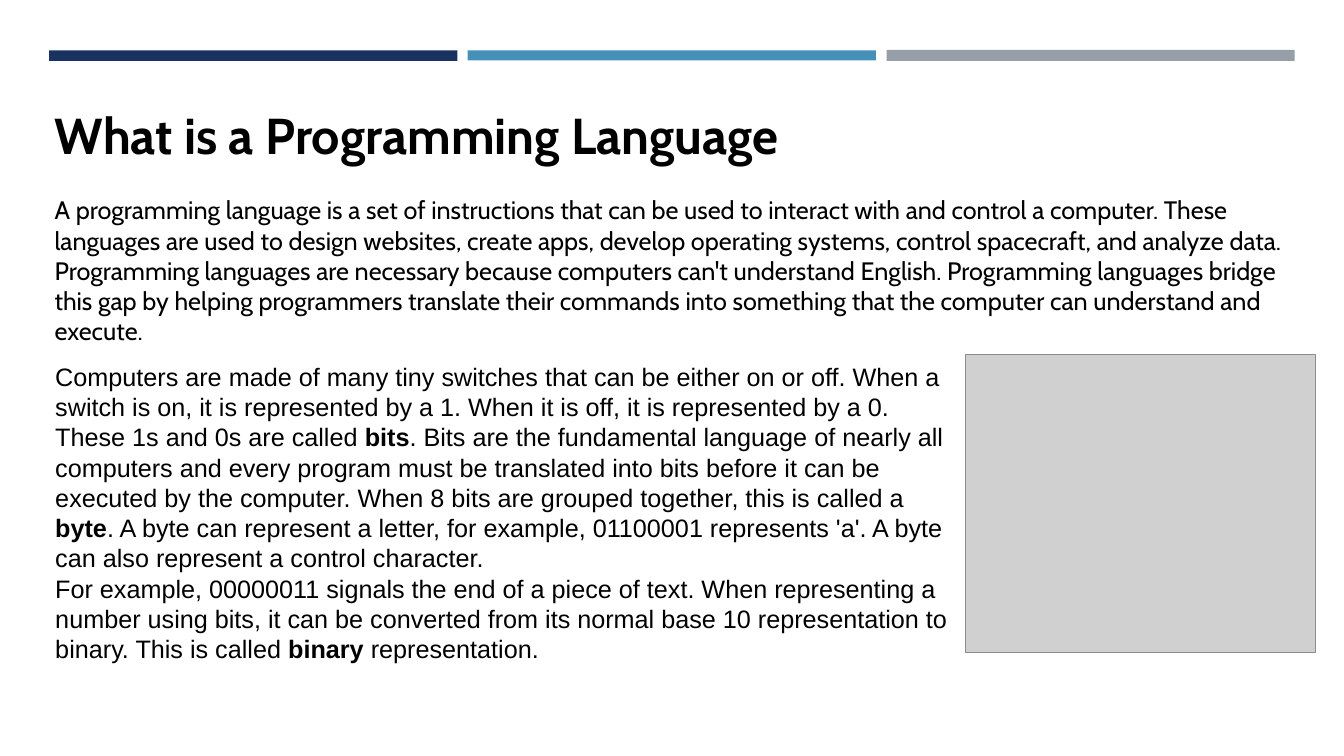
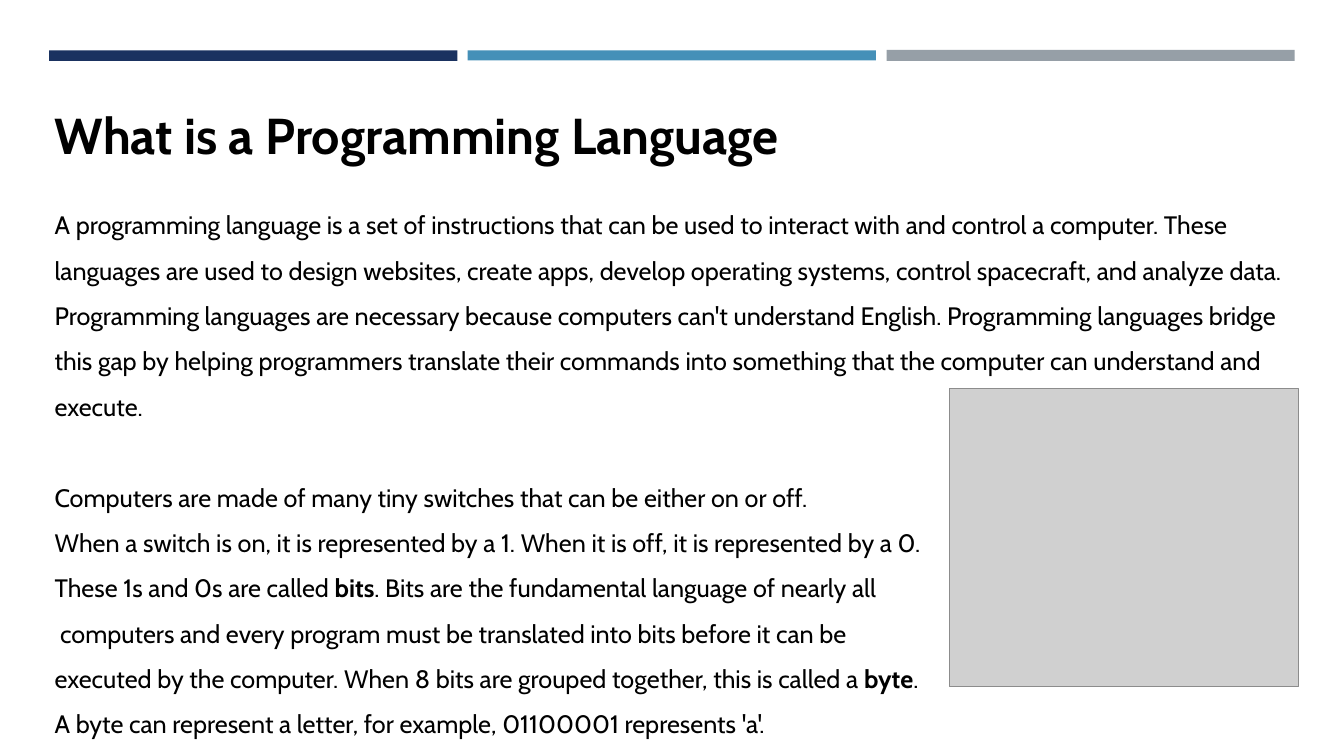
Before and after one commit to amantiwari8861/C_Batch_11_to_12, a slide deck: slide 2 of 01-Introduction_to_C/Notes/C Programming.pptx. Drawn at 1344x756 pixels with LibreOffice and Linux fonts; fonts in the diff are those of the drawing; grey boxes stand for pictures. Boxes give left, top, right and bottom in pixels: in the first picture for what was removed or moved away, otherwise in the second. Text is boxed around its words. In the diff, an @@ line names an element or a change of style, - is before the commit and + after.

```diff
--- a/01-Introduction_to_C/Notes/C Programming.pptx
+++ b/01-Introduction_to_C/Notes/C Programming.pptx
@@ text at box(55, 215, 1282, 417): line spacing 1 to 1.5 @@
@@ text removed at box(55, 367, 947, 664) @@
-Computers are made of many tiny switches that can be either on or off. When a switch is on, it is represented by a 1. When it is off, it is represented by a 0. These 1s and 0s are called bits. Bits are the fundamental language of nearly all computers and every program must be translated into bits before it can be executed by the computer. When 8 bits are grouped together, this is called a byte. A byte can represent a letter, for example, 01100001 represents 'a'. A byte can also represent a control character.
-For example, 00000011 signals the end of a piece of text. When representing a number using bits, it can be converted from its normal base 10 representation to binary. This is called binary representation.
@@ picture: place and size @@
-picture at box(966, 355, 1316, 653)
+picture at box(950, 389, 1300, 688)
@@ text at box(55, 488, 921, 694): paragraphs added @@
+Computers are made of many tiny switches that can be either on or off.
+When a switch is on, it is represented by a 1. When it is off, it is represented by a 0.
+These 1s and 0s are called bits. Bits are the fundamental language of nearly all
+computers and every program must be translated into bits before it can be
+executed by the computer. When 8 bits are grouped together, this is called a byte.
+A byte can represent a letter, for example, 01100001 represents 'a'.
```
Also in this commit, not shown: 6 other slides changed, 5 slides added, 1 slide removed, 20 other files.
